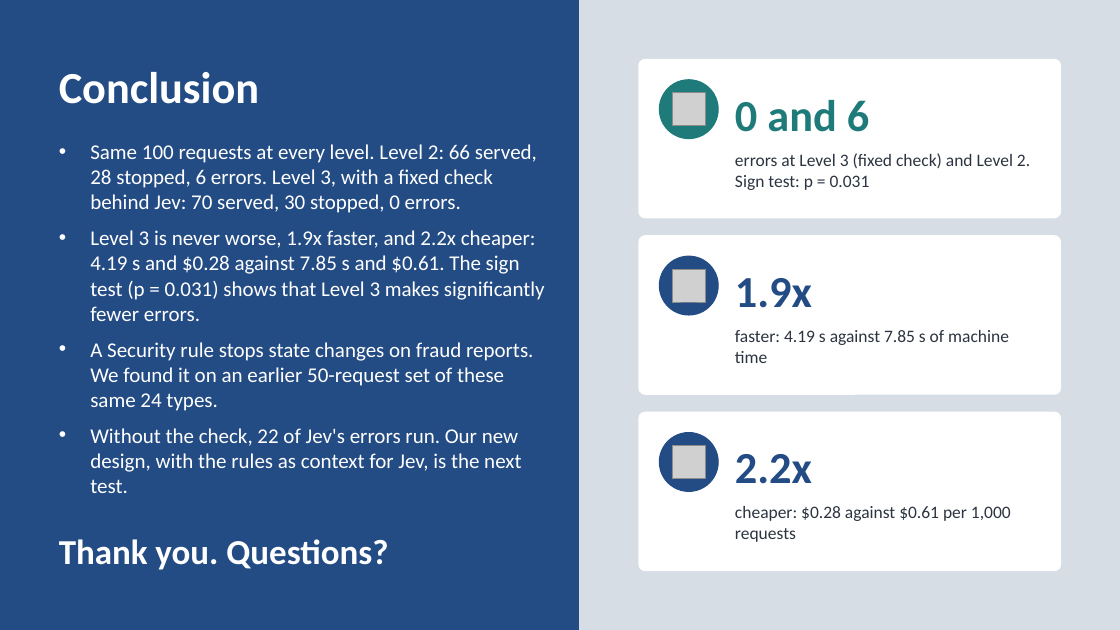
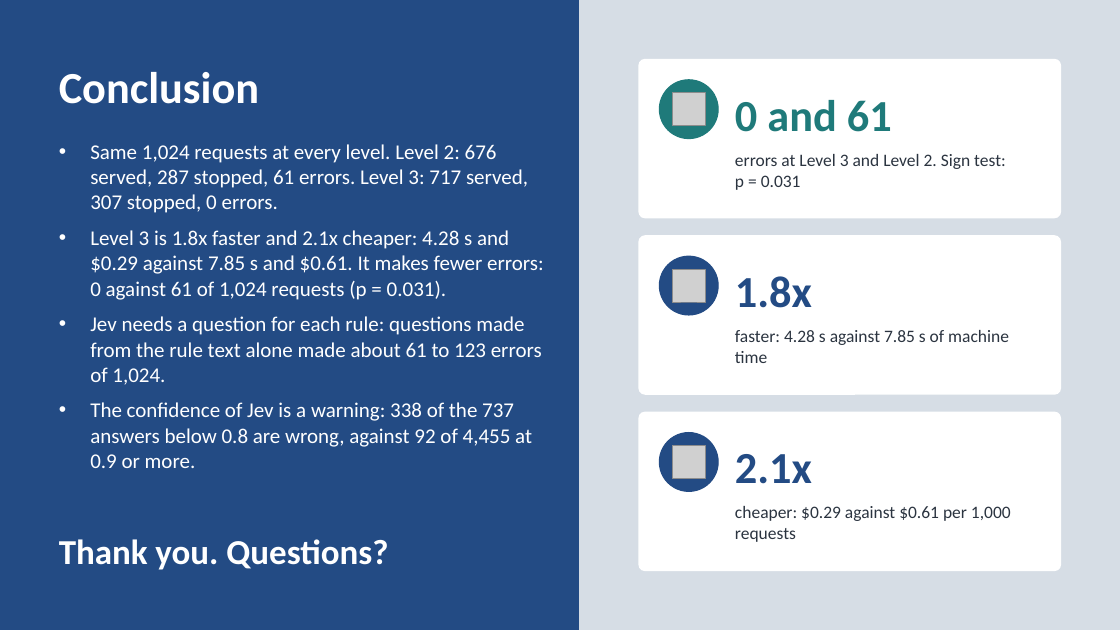
Before and after one commit to neilonthesky/english-presentation, a slide deck: slide 31 of slides/deck.pptx. Drawn at 1120x630 pixels with LibreOffice and Linux fonts; fonts in the diff are those of the drawing; grey boxes stand for pictures. Boxes give left, top, right and bottom in pixels: in the first picture for what was removed or moved away, otherwise in the second. Text is boxed around its words. In the diff, an @@ line names an element or a change of style, - is before the commit and + after.

Commit message:
feat: expanded the Jev evaluation and revised the presentation
- Added probes comparing rule-question strategies and a
  Jev-with-rules-as-context approach.
- Updated the slides to describe sequential rule questions and report
  results for 1,024 requests.

```diff
--- a/slides/deck.pptx
+++ b/slides/deck.pptx
@@ text at [735, 100, 892, 132]: text changed @@
-0 and 6
+0 and 61
@@ text at [90, 144, 544, 468]: text changed @@
-• Same 100 requests at every level. Level 2: 66 served, 28 stopped, 6 errors. Level 3, with a fixed check behind Jev: 70 served, 30 stopped, 0 errors.
-• Level 3 is never worse, 1.9x faster, and 2.2x cheaper: 4.19 s and $0.28 against 7.85 s and $0.61. The sign test (p = 0.031) shows that Level 3 makes significantly fewer errors.
-• A Security rule stops state changes on fraud reports. We found it on an earlier 50-request set of these same 24 types.
-• Without the check, 22 of Jev's errors run. Our new design, with the rules as context for Jev, is the next test.
+• Same 1,024 requests at every level. Level 2: 676 served, 287 stopped, 61 errors. Level 3: 717 served, 307 stopped, 0 errors.
+• Level 3 is 1.8x faster and 2.1x cheaper: 4.28 s and $0.29 against 7.85 s and $0.61. It makes fewer errors: 0 against 61 of 1,024 requests (p = 0.031).
+• Jev needs a question for each rule: questions made from the rule text alone made about 61 to 123 errors of 1,024.
+• The confidence of Jev is a warning: 338 of the 737 answers below 0.8 are wrong, against 92 of 4,455 at 0.9 or more.
@@ text at [735, 154, 1006, 190]: text changed @@
-errors at Level 3 (fixed check) and Level 2. Sign test: p = 0.031
+errors at Level 3 and Level 2. Sign test: p = 0.031
@@ text at [735, 276, 812, 308]: text changed @@
-1.9x
+1.8x
@@ text at [735, 330, 1009, 363]: text changed @@
-faster: 4.19 s against 7.85 s of machine time
+faster: 4.28 s against 7.85 s of machine time
@@ text at [735, 454, 812, 484]: text changed @@
-2.2x
+2.1x
@@ text at [735, 506, 1011, 542]: text changed @@
-cheaper: $0.28 against $0.61 per 1,000 requests
+cheaper: $0.29 against $0.61 per 1,000 requests
```
Also in this commit, not shown: 24 other slides changed, 3 slides added, 3 slides removed, 16 other files.
